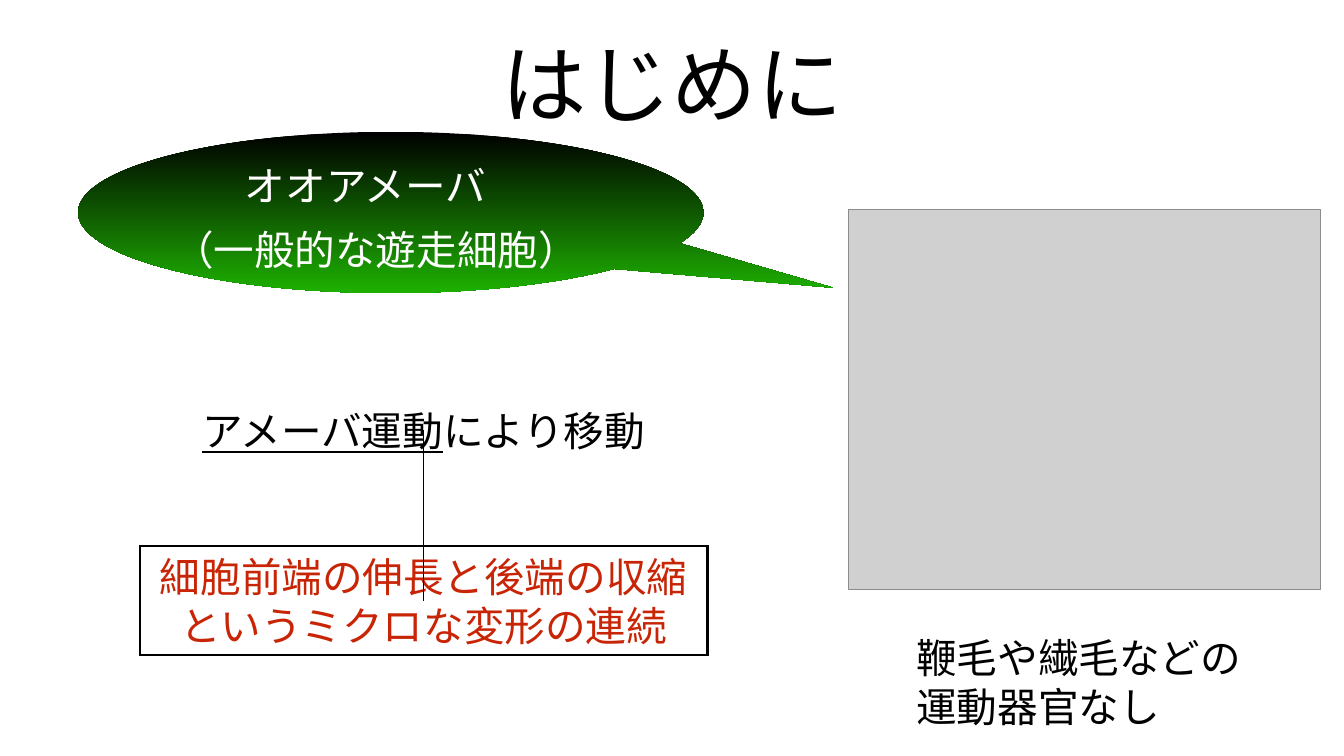
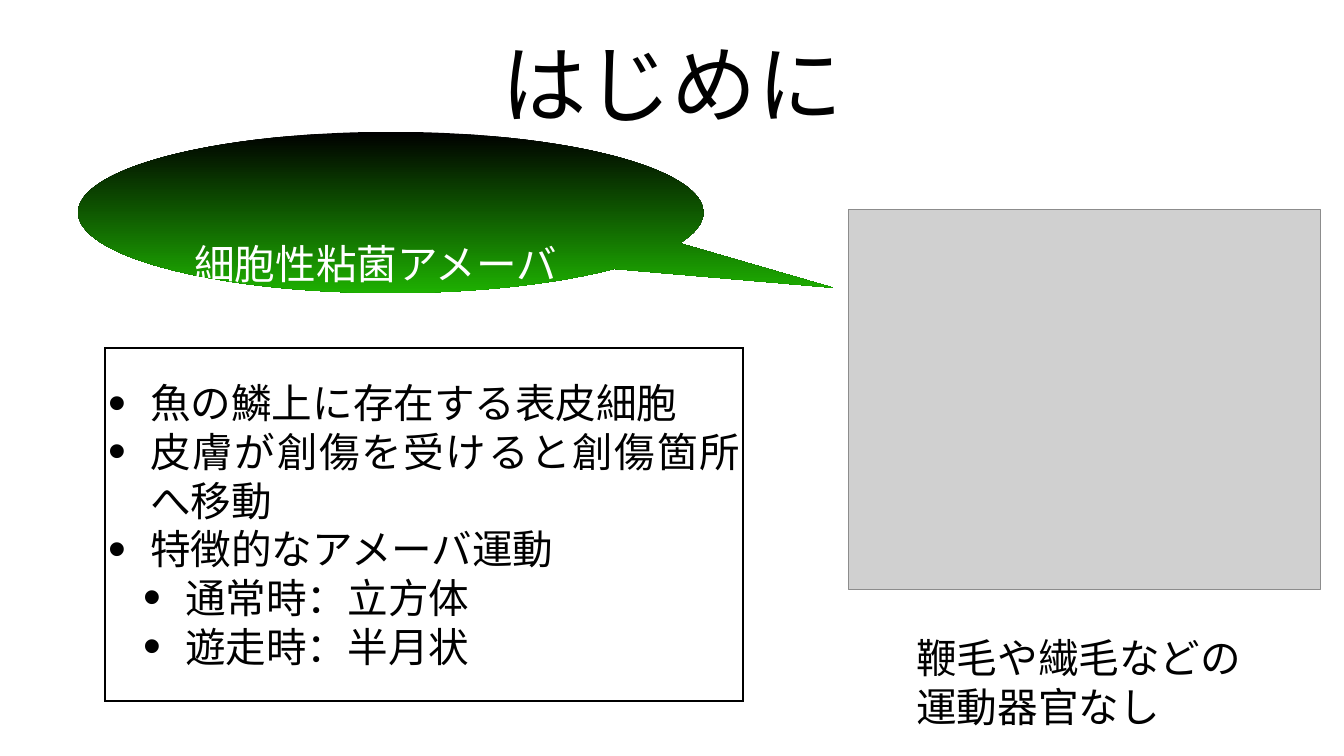
Before and after one commit to tokumaga81/ackera, a slide deck: slide 2 of tokunaga_mp.pptx. Drawn at 1344x756 pixels with LibreOffice and Linux fonts; fonts in the diff are those of the drawing; grey boxes stand for pictures. Boxes give left, top, right and bottom in pixels: in the first picture for what was removed or moved away, otherwise in the second. Text is boxed around its words. In the diff, an @@ line names an element or a change of style, - is before the commit and + after.

```diff
--- a/tokunaga_mp.pptx
+++ b/tokunaga_mp.pptx
@@ text removed at [173, 230, 579, 276] @@
-（一般的な遊走細胞）
@@ text at [194, 245, 557, 290]: text changed @@
-オオアメーバ
+細胞性粘菌アメーバ
@@ rectangle added at [105, 348, 743, 700], outline #000000 3 pt, 58 pt, text #000000 @@
+• 魚の鱗上に存在する表皮細胞
+• 皮膚が創傷を受けると創傷箇所へ移動
+• 特徴的なアメーバ運動
+  • 通常時：立方体
+  • 遊走時：半月状
@@ text removed at [202, 412, 645, 457] @@
-アメーバ運動により移動
@@ line removed from (424, 601) to (424, 430) @@
@@ rectangle removed at [140, 546, 707, 656] @@
-細胞前端の伸長と後端の収縮というミクロな変形の連続
```
Also in this commit, not shown: 18 other slides changed, 2 slides removed, 7 other files.
